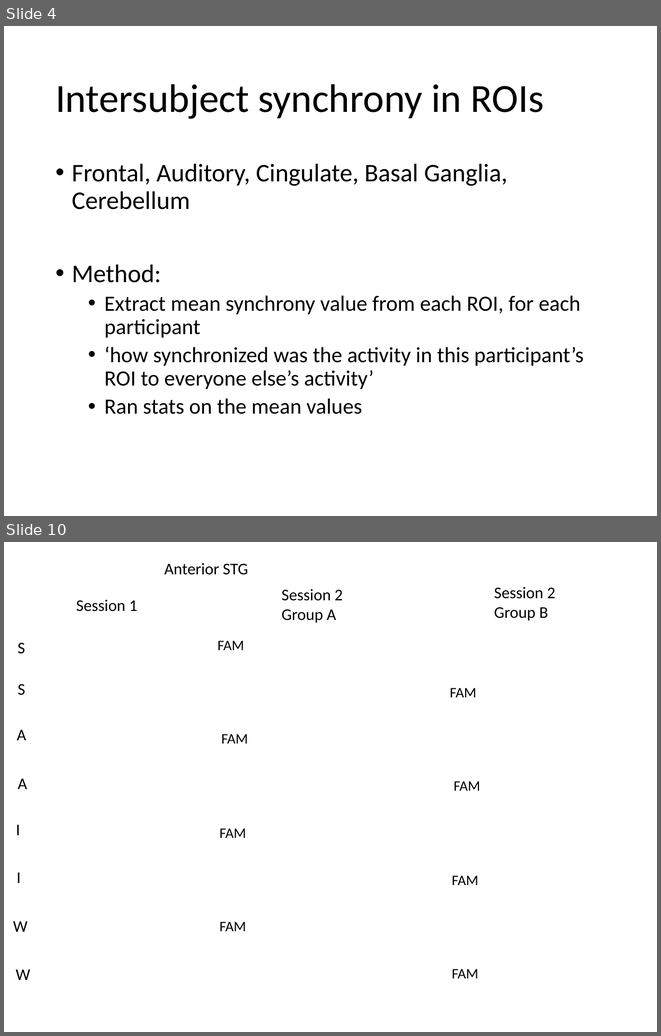
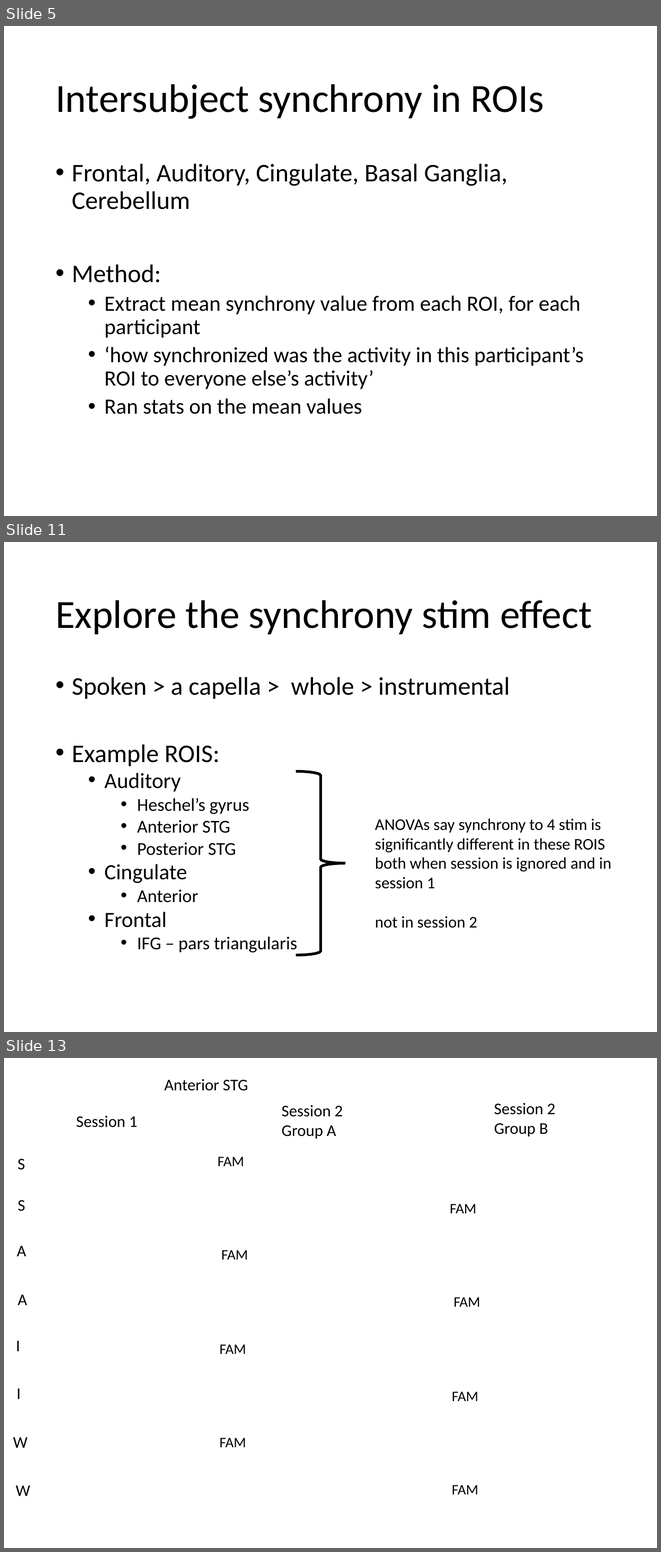
Before and after one commit to asternin/PhDProject, a slide deck: Meetings/2019.04.24-ISCSummary-JessAdrianBobbyMeeting.pptx. Shown one above the other, each under a label of ours: slides 4 and 10 before the commit, slides 5, 11 and 13 after it; the slides between them are not shown. The pictures are 661x1036 and 661x1552 pixels, drawn with LibreOffice and Linux fonts; fonts in the diff are those of the drawing; background and template pictures are left out. Boxes give left, top, right and bottom in pixels: in the first picture for what was removed or moved away, otherwise in the second. Text is boxed around its words. In the diff, an @@ line names an element or a change of style, - is before the commit and + after.

```diff
--- a/Meetings/2019.04.24-ISCSummary-JessAdrianBobbyMeeting.pptx
+++ b/Meetings/2019.04.24-ISCSummary-JessAdrianBobbyMeeting.pptx
@@ slide 11 added at [4, 542, 657, 1032], background #FFFFFF @@
@@ title added at [55, 600, 592, 634], 44 pt, text #000000 @@
+Explore the synchrony stim effect
@@ text added at [72, 677, 510, 954], 20 pt, text #000000 @@
+• Spoken > a capella > whole > instrumental
+• Example ROIS:
+  • Auditory
+    • Heschel’s gyrus
+    • Anterior STG
+    • Posterior STG
+  • Cingulate
+    • Anterior
+  • Frontal
+    • IFG – pars triangularis
@@ right brace added at [296, 771, 345, 955], outline #000000 3 pt @@
@@ text added at [375, 818, 611, 928], 18 pt, text #000000 @@
+ANOVAs say synchrony to 4 stim is significantly different in these ROIS both when session is ignored and in session 1
+not in session 2
@@ what was slide 4 is now slide 5 @@
@@ what was slide 10 is now slide 13 @@
```
Also in this commit, not shown: 6 slides changed, 4 other slides added, 2 slides removed, 2 other files.
